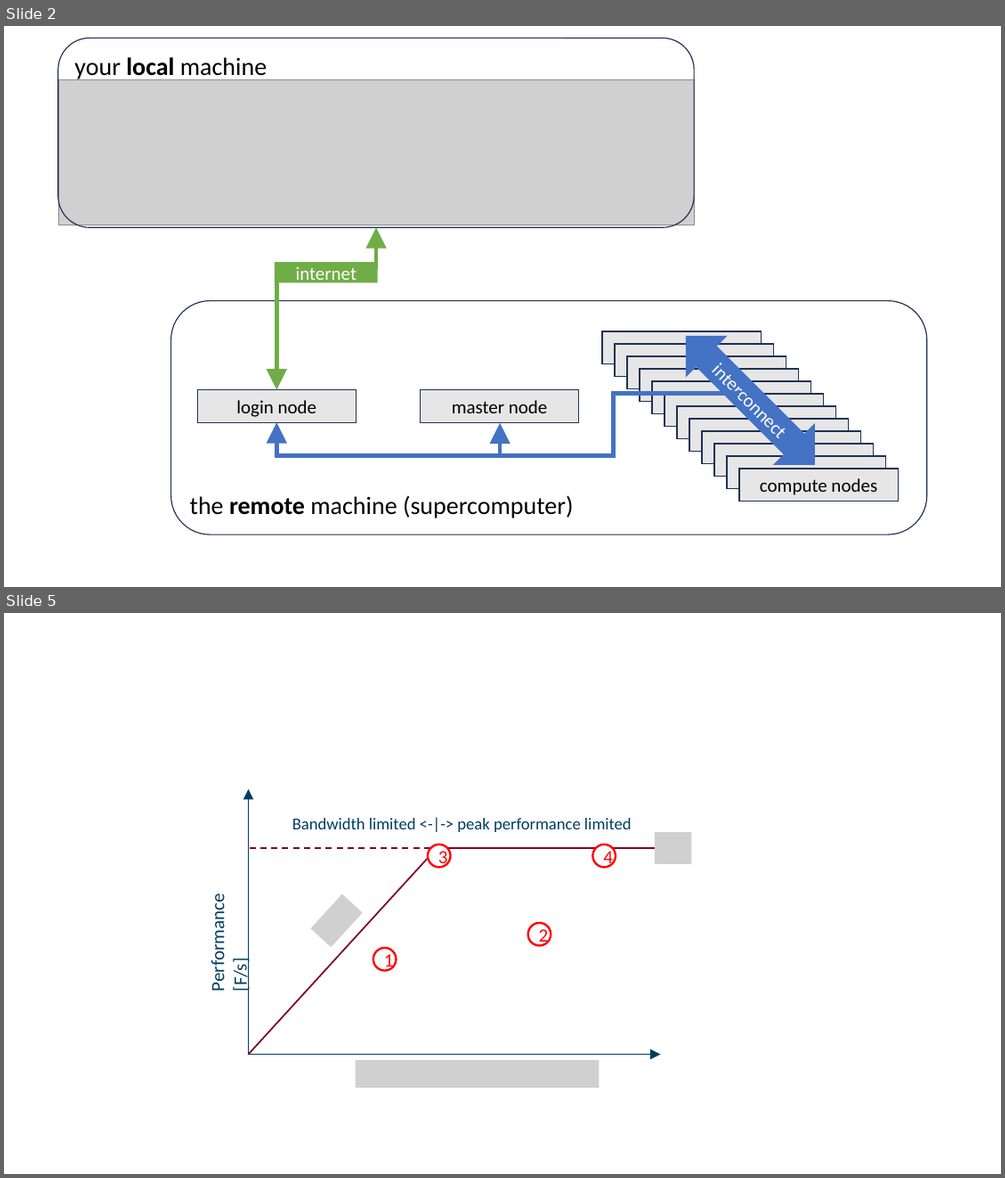
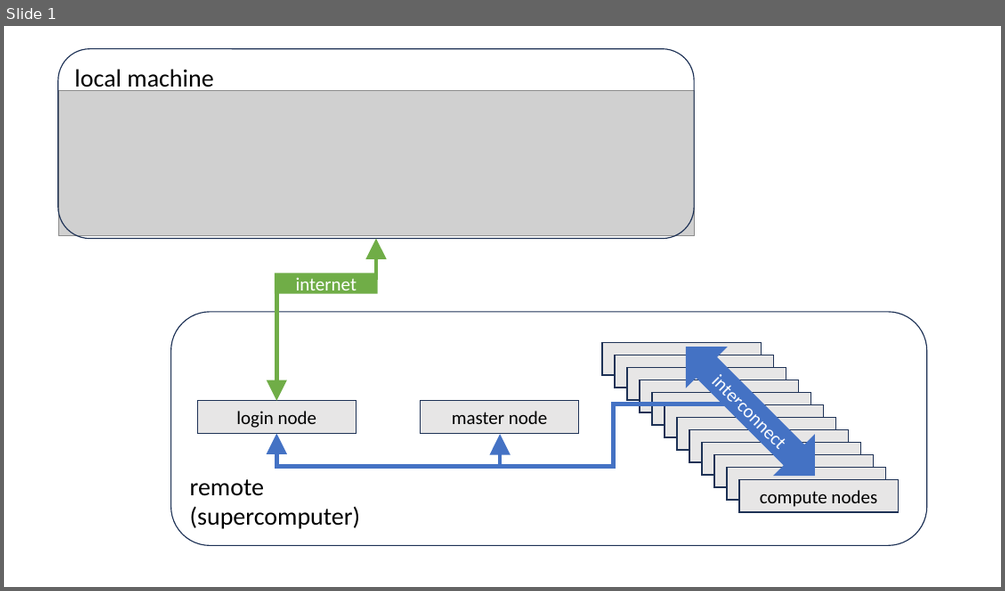
Before and after one commit to etijskens/wetppr, a slide deck: docs/public/drawings.pptx. Shown one above the other, each under a label of ours: slides 2 and 5 before the commit, slide 1 after it; the slides between them are not shown. The pictures are 1005x1178 and 1005x591 pixels, drawn with LibreOffice and Linux fonts; fonts in the diff are those of the drawing; grey boxes stand for pictures. Boxes give left, top, right and bottom in pixels: in the first picture for what was removed or moved away, otherwise in the second. Text is boxed around its words. In the diff, an @@ line names an element or a change of style, - is before the commit and + after.

```diff
--- a/docs/public/drawings.pptx
+++ b/docs/public/drawings.pptx
@@ slide 5 removed at [4, 613, 1001, 1174], background #FFFFFF @@
@@ group removed at [206, 789, 691, 1088]: 4 ellipses, 3 lines, 3 pictures, 2 arrows, 2 texts @@
-Performance [F/s]
-Bandwidth limited <-|-> peak performance limited
-1
-2
-3
-4
@@ what was slide 2 is now slide 1 @@
@@ slide 1 changed as well @@
@@ text in rounded rectangle at [74, 69, 213, 93]: text changed @@
-your local machine
+local machine
@@ 2 rectangles, 2 rounded rectangles, 1 elbow double arrow, 1 elbow arrow: place and size @@
-2 rectangles, 2 rounded rectangles, 1 elbow double arrow, 1 elbow arrow at [57, 38, 927, 534]
+2 rectangles, 2 rounded rectangles, 1 elbow double arrow, 1 elbow arrow at [57, 49, 927, 546]
@@ 2 rectangles, 1 picture, 1 left right arrow, 1 elbow arrow: place and size @@
-2 rectangles, 1 picture, 1 left right arrow, 1 elbow arrow at [58, 79, 898, 501]
+2 rectangles, 1 picture, 1 left right arrow, 1 elbow arrow at [58, 90, 898, 512]
@@ 10 rectangles: place and size @@
-10 rectangles at [615, 344, 886, 489]
+10 rectangles at [602, 342, 873, 487]
@@ text in rounded rectangle at [190, 479, 360, 529]: text changed @@
-the remote machine (supercomputer)
+remote
+(supercomputer)
@@ rectangle: place and size @@
-rectangle at [602, 331, 760, 364]
+rectangle at [727, 467, 886, 500]
```
Also in this commit, not shown: 13 other slides removed, 1 other file.
